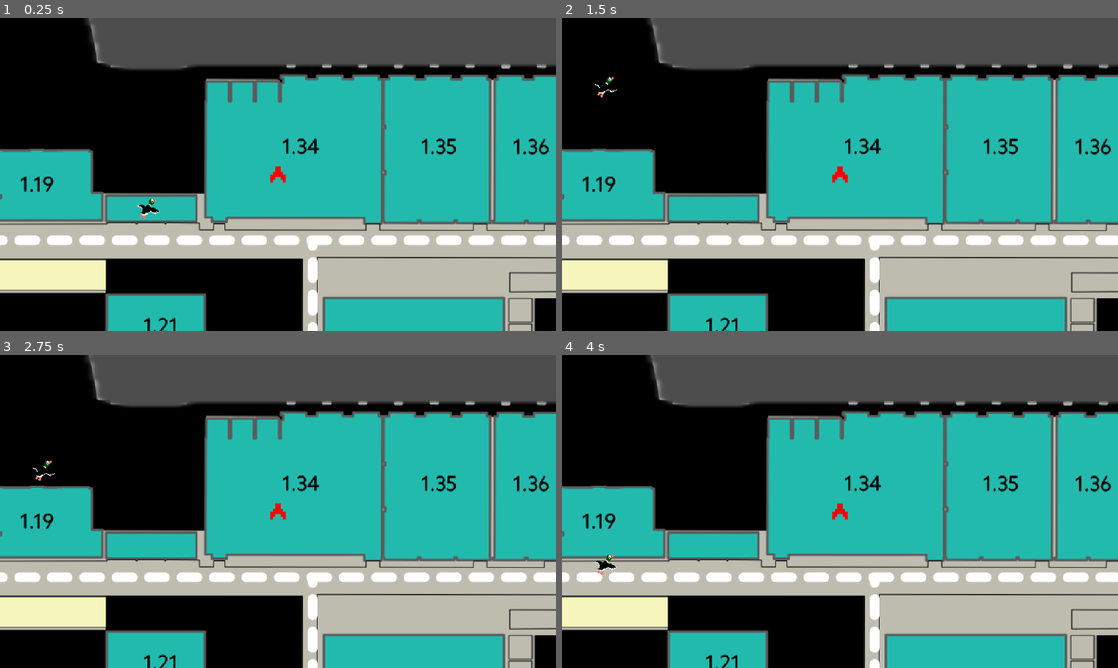
Above: before the commit, frames 1-4 (two rows, left to right).
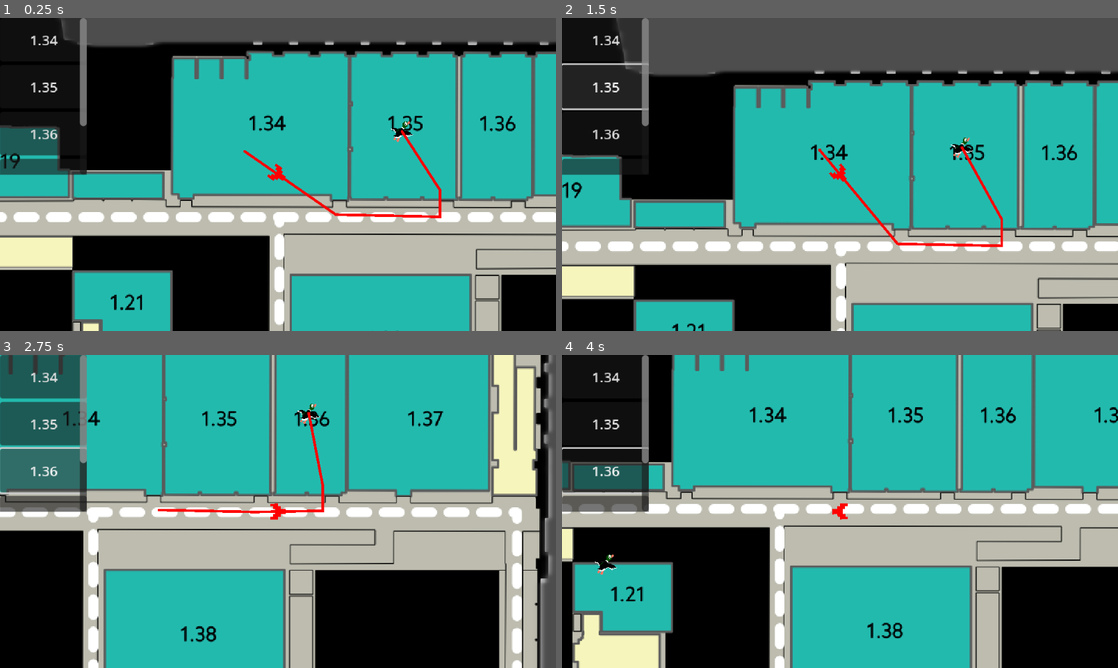
Above: after the commit, the same moments.

Repository: hamzuh/Navigation-Team-Project-A12_1
Game: Godot game, scene res://Scenes/mainScene.tscn
Same seed, same stepped clock (60 frames per second), same inputs: the game is played once before the commit and once after it.
Inputs (mouse positions are in pixels of both pictures, inside the frame that each line leads up to):
- Up to frame 1 (0.25 s): no input
- Up to frame 2 (1.5 s): click (606, 39) at 0.5 s, where only the run after the commit has a clickable "1.34"; click (606, 86) at 1.25 s, where only the run after the commit has a clickable "1.35"
- Up to frame 3 (2.75 s): click (44, 470) at 2 s, where only the run after the commit has a clickable "1.36"
- Up to frame 4 (4 s): click (606, 517) at 2.75 s, where only the run after the commit has a clickable "1.37"; click (606, 564) at 3.5 s, where only the run after the commit has a clickable "1.38"

The runs differ from the first frame. In frame 1, 45% of the frame differs, in the area x 0-100%, y 0-100%; in frame 2, 32%; in frame 3, 81%; in frame 4, 75%.

Commit message:
Added camera rotation mode and room selection UI.

Diff:
--- /dev/null
+++ b/Scenes/UI/room_picker.tscn
@@ -0,0 +1,56 @@
+[gd_scene load_steps=3 format=3 uid="uid://d0und3qtk4ugl"]
+
+[ext_resource type="Script" uid="uid://dv42bwqnays2s" path="res://Scripts/UI/button.gd" id="1_64xji"]
+[ext_resource type="Script" uid="uid://dr8cd2cblushw" path="res://Scripts/UI/room_picker.gd" id="1_l478b"]
+
+[node name="Control" type="Control"]
+layout_mode = 3
+anchors_preset = 0
+script = ExtResource("1_l478b")
+
+[node name="ScrollContainer" type="ScrollContainer" parent="."]
+layout_mode = 0
+offset_right = 100.0
+offset_bottom = 180.0
+horizontal_scroll_mode = 3
+
+[node name="VBoxContainer" type="VBoxContainer" parent="ScrollContainer"]
+layout_mode = 2
+size_flags_horizontal = 3
+size_flags_vertical = 3
+
+[node name="Button" type="Button" parent="ScrollContainer/VBoxContainer"]
+custom_minimum_size = Vector2(100, 50)
+layout_mode = 2
+text = "1.34"
+script = ExtResource("1_64xji")
+
+[node name="Button2" type="Button" parent="ScrollContainer/VBoxContainer"]
+custom_minimum_size = Vector2(100, 50)
+layout_mode = 2
+text = "1.35"
+script = ExtResource("1_64xji")
+
+[node name="Button3" type="Button" parent="ScrollContainer/VBoxContainer"]
+custom_minimum_size = Vector2(100, 50)
+layout_mode = 2
+text = "1.36"
+script = ExtResource("1_64xji")
+
+[node name="Button4" type="Button" parent="ScrollContainer/VBoxContainer"]
+custom_minimum_size = Vector2(100, 50)
+layout_mode = 2
+text = "1.37"
+script = ExtResource("1_64xji")
+
+[node name="Button5" type="Button" parent="ScrollContainer/VBoxContainer"]
+custom_minimum_size = Vector2(100, 50)
+layout_mode = 2
+text = "1.38"
+script = ExtResource("1_64xji")
+
+[connection signal="pressed" from="ScrollContainer/VBoxContainer/Button" to="ScrollContainer/VBoxContainer/Button" method="_on_pressed"]
+[connection signal="pressed" from="ScrollContainer/VBoxContainer/Button2" to="ScrollContainer/VBoxContainer/Button2" method="_on_pressed"]
+[connection signal="pressed" from="ScrollContainer/VBoxContainer/Button3" to="ScrollContainer/VBoxContainer/Button3" method="_on_pressed"]
+[connection signal="pressed" from="ScrollContainer/VBoxContainer/Button4" to="ScrollContainer/VBoxContainer/Button4" method="_on_pressed"]
+[connection signal="pressed" from="ScrollContainer/VBoxContainer/Button5" to="ScrollContainer/VBoxContainer/Button5" method="_on_pressed"]
--- a/Scenes/camera.tscn
+++ b/Scenes/camera.tscn
@@ -3,4 +3,6 @@
 [ext_resource type="Script" uid="uid://cq1w2x6ytg2f5" path="res://Scripts/camera.gd" id="1_375tr"]
 
 [node name="Camera2D" type="Camera2D"]
+rotation_smoothing_enabled = true
+rotation_smoothing_speed = 3.0
 script = ExtResource("1_375tr")
--- a/Scenes/mainScene.tscn
+++ b/Scenes/mainScene.tscn
@@ -4,7 +4,7 @@
 [ext_resource type="Script" uid="uid://byx2e2a5i6xcg" path="res://Scripts/main_scene.gd" id="1_m8nr8"]
 [ext_resource type="PackedScene" uid="uid://gkbmfcg6tvk7" path="res://Scenes/user.tscn" id="2_hewda"]
 [ext_resource type="PackedScene" uid="uid://de7gc3dk8rsms" path="res://Scenes/goal.tscn" id="2_m8nr8"]
-[ext_resource type="PackedScene" uid="uid://bcggeikp6jcv1" path="res://Scenes/camera.tscn" id="5_47rga"]
+[ext_resource type="PackedScene" uid="uid://d0und3qtk4ugl" path="res://Scenes/UI/room_picker.tscn" id="5_47rga"]
 
 [node name="Node2D" type="Node2D"]
 script = ExtResource("1_m8nr8")
@@ -13,15 +13,18 @@
 
 [node name="goal" parent="." instance=ExtResource("2_m8nr8")]
 z_index = 1
-position = Vector2(531, 29)
+position = Vector2(861, -33)
 
 [node name="user" parent="." instance=ExtResource("2_hewda")]
 z_index = 1
 position = Vector2(680, -10)
 
-[node name="playerfollowcam" parent="user" instance=ExtResource("5_47rga")]
-
 [node name="opencam" type="Camera2D" parent="."]
 zoom = Vector2(0.25, 0.25)
 
+[node name="CanvasLayer" type="CanvasLayer" parent="."]
+
+[node name="Control" parent="CanvasLayer" instance=ExtResource("5_47rga")]
+
 [connection signal="position_changed" from="goal" to="user" method="_on_goal_position_changed"]
+[connection signal="position_selected" from="CanvasLayer/Control" to="goal" method="_on_control_position_selected"]
--- a/Scenes/user.tscn
+++ b/Scenes/user.tscn
@@ -1,7 +1,8 @@
-[gd_scene load_steps=4 format=3 uid="uid://gkbmfcg6tvk7"]
+[gd_scene load_steps=5 format=3 uid="uid://gkbmfcg6tvk7"]
 
 [ext_resource type="Script" uid="uid://dv3dql8eaptha" path="res://Scripts/user.gd" id="1_lw5pd"]
 [ext_resource type="Texture2D" uid="uid://cb2ijd8gcuudk" path="res://Art/redShip.png" id="2_lw5pd"]
+[ext_resource type="PackedScene" uid="uid://bcggeikp6jcv1" path="res://Scenes/camera.tscn" id="3_tmjv6"]
 
 [sub_resource type="RectangleShape2D" id="RectangleShape2D_o87ar"]
 size = Vector2(12, 12)
@@ -13,6 +14,8 @@
 scale = Vector2(3, 3)
 texture = ExtResource("2_lw5pd")
 
+[node name="playcam" parent="Sprite2D" instance=ExtResource("3_tmjv6")]
+
 [node name="CollisionShape2D" type="CollisionShape2D" parent="."]
 shape = SubResource("RectangleShape2D_o87ar")
 
--- /dev/null
+++ b/Scripts/UI/button.gd
@@ -0,0 +1,6 @@
+extends Button
+
+@onready var topnode: Node = $"../../.."
+
+func _on_pressed() -> void:
+	topnode.new_select(self.text)
--- /dev/null
+++ b/Scripts/UI/room_picker.gd
@@ -0,0 +1,6 @@
+extends Control
+
+signal position_selected(new_loc)
+
+func new_select(location):
+	position_selected.emit(location)
--- a/Scripts/camera.gd
+++ b/Scripts/camera.gd
@@ -9,3 +9,7 @@
 		var new_zoom = zoom.y + (event.delta.y * zoom_sens)
 		zoom = Vector2(new_zoom, new_zoom)
 		zoom = zoom.clamp(min_zoom, max_zoom)
+
+func _input(event: InputEvent) -> void:
+	if event.is_action_pressed("cam_rotate"):
+		ignore_rotation = !ignore_rotation
--- a/Scripts/goal.gd
+++ b/Scripts/goal.gd
@@ -2,8 +2,23 @@
 
 signal position_changed(pos)
 
-func _input(event: InputEvent):
+func _unhandled_input(event: InputEvent):
 	if event is InputEventMouseButton and event.pressed:
 		if event.button_index == MOUSE_BUTTON_LEFT:
 			position = get_global_mouse_position()
 			position_changed.emit(position)
+
+
+func _on_control_position_selected(new_loc: Variant) -> void:
+	match new_loc:
+		"1.34":
+			position = Vector2(693, -48)
+		"1.35":
+			position = Vector2(859, -48)
+		"1.36":
+			position = Vector2(968, -48)
+		"1.37":
+			position = Vector2(1095, -48)
+		"1.38":
+			position = Vector2(832, 208)
+	position_changed.emit(position)
--- a/Scripts/main_scene.gd
+++ b/Scripts/main_scene.gd
@@ -1,6 +1,6 @@
 extends Node2D
 
-@onready var follow_cam = $user/playerfollowcam
+@onready var follow_cam = $user.get_node("Sprite2D/playcam")
 @onready var open_cam = $opencam
 
 func _ready():
--- a/project.godot
+++ b/project.godot
@@ -29,6 +29,11 @@
 "events": [Object(InputEventKey,"resource_local_to_scene":false,"resource_name":"","device":-1,"window_id":0,"alt_press …(191 unchanged characters)…
 ]
 }
+cam_rotate={
+"deadzone": 0.2,
+"events": [Object(InputEventKey,"resource_local_to_scene":false,"resource_name":"","device":-1,"window_id":0,"alt_pressed":false,"shift_pressed":false,"ctrl_pressed":false,"meta_pressed":false,"pressed":false,"keycode":0,"physical_keycode":82,"key_label":0,"unicode":114,"location":0,"echo":false,"script":null)
+]
+}
 
 [rendering]
 
Not shown, added: Scripts/UI/button.gd.uid
Not shown, added: Scripts/UI/room_picker.gd.uid
